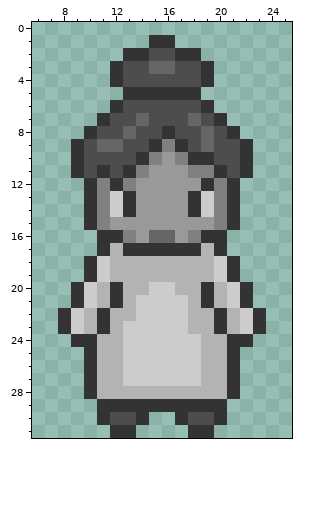
A pixel-art file gets an edit: assets/01_characters/03_pnjs/frederiqueTruschel.aseprite. The picture above is the old version.
32x32 pixels, 1 frame. Shown: x 6..25, y 0..31.
The result:
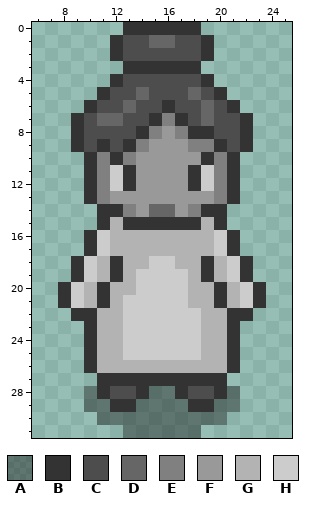
Palette (. is transparent): A #1a1a1a72  B #333333  C #4d4d4d  D #666666  E #808080  F #999999  G #b3b3b3  H #cccccc
From old to new:
layer "Layer 2" opacity 45% added
Changed rows in their new state; - is an unchanged pixel.
Layers "Layer 1", "Layer 2":
first column x 8:
 0 -----BBBBBB-----
 1 ----BCCDDCCB----
 2 ----BCC--CCB----
 3 ----.BBBBBB.----
 5 ---BCCDCCCDCB---
 6 --BCCD--B--DCB--
 7 -BCDD-CBEBCDCCB-
 8 -BC--CBEFEBB-CB-
 9 ---BCBEFFFEEB---
10 -.BEBEFF-FF-EB.-
11 -.BEH-F---BHEB.-
12 ----HB----BH----
13 ----FF----FF----
14 --.BBE-DD-EBB.--
15 --.BGBBBBBBGB.--
16 --BHGGGGGGGGHB--
17 --BH-GGGGGG-HB--
18 -BHGB--HH--BGHB-
19 -BHGB-HHHH-BGHB-
20 BHGBG-H--H-GBGHB
21 BHGBGH-----GBGHB
22 .BBG-H----H-GBB.
23 ..BG------H-GB..
24 -.------------.-
26 -----GGGGGG-----
27 --.BBBBBBBBBB.--
28 --ABCCBAABCCBA--
29 --AA--AAAA--AA--
30 ---AAAAAAAAAA---
31 ----.AAAAAA.----
Changed places in both pictures, as pixel boxes (x1, y1, x2, y2):
changed: (58, 22, 266, 438)
